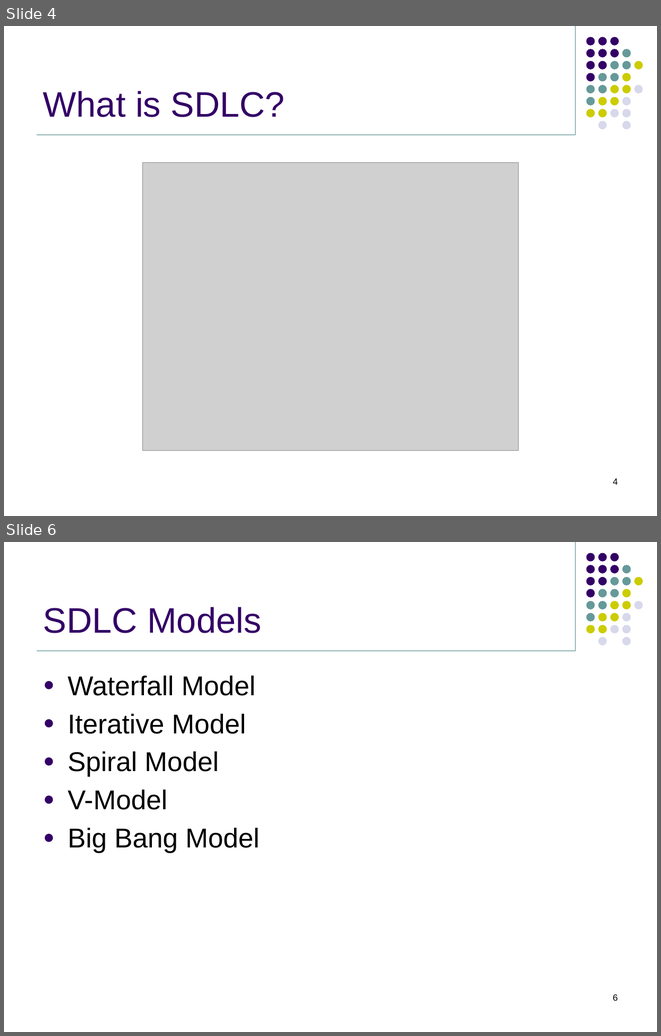
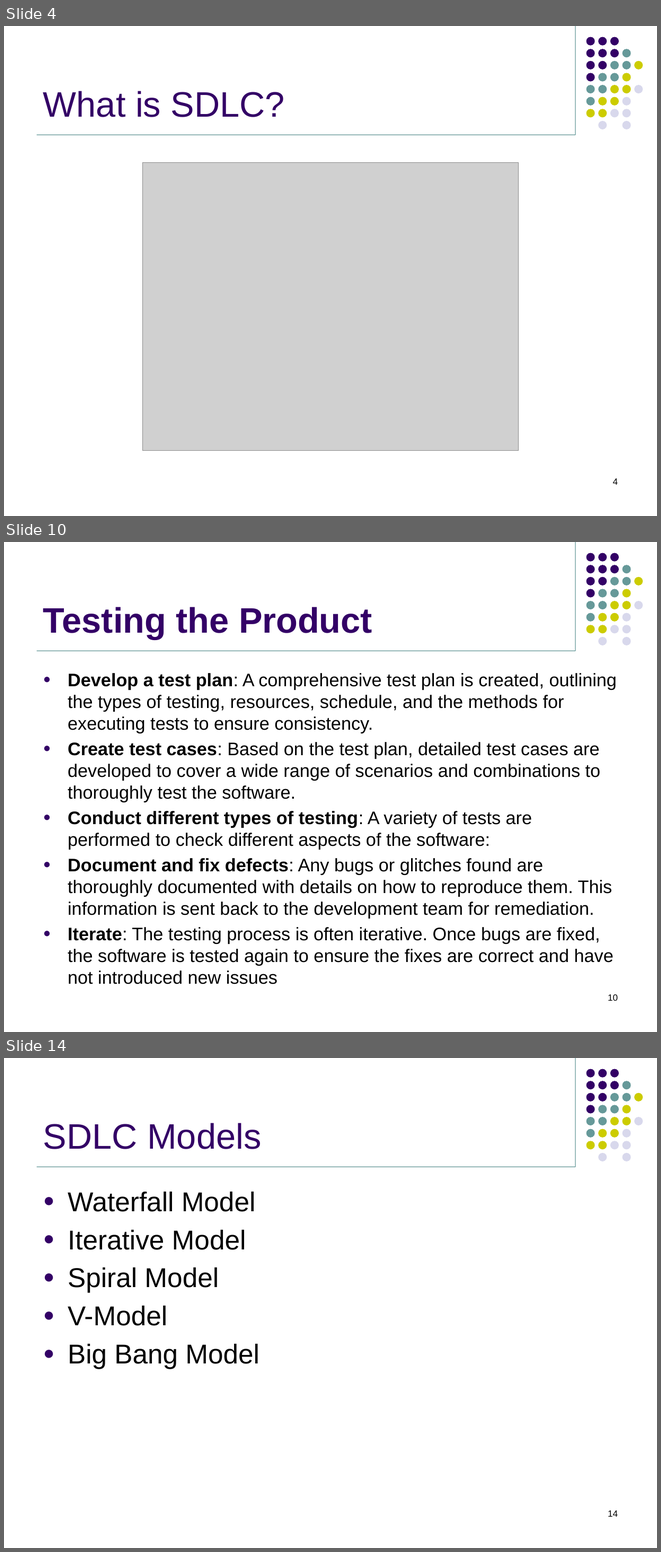
Before and after one commit to jasdhiratrevature/TrainingSlides, a slide deck: SLDC/SDLC.pptx. Shown one above the other, each under a label of ours: slides 4 and 6 before the commit, slides 4, 10 and 14 after it; the slides between them are not shown. The pictures are 661x1036 and 661x1552 pixels, drawn with LibreOffice and Linux fonts; fonts in the diff are those of the drawing; grey boxes stand for pictures; background and template pictures are left out. Boxes give left, top, right and bottom in pixels: in the first picture for what was removed or moved away, otherwise in the second. Text is boxed around its words. In the diff, an @@ line names an element or a change of style, - is before the commit and + after.

```diff
--- a/SLDC/SDLC.pptx
+++ b/SLDC/SDLC.pptx
@@ slide 10 added at (4, 542, 657, 1032), background #FFFFFF; not listed: 33 template elements that a slide beside it also shows @@
@@ title added at (43, 607, 372, 639), 39 pt, text #330066, bold @@
+Testing the Product
@@ text added at (68, 673, 617, 984), 20 pt, text #000000 @@
+● Develop a test plan: A comprehensive test plan is created, outlining the types of testing, resources, schedule, and the methods for executing tests to ensure consistency.
+● Create test cases: Based on the test plan, detailed test cases are developed to cover a wide range of scenarios and combinations to thoroughly test the software.
+● Conduct different types of testing: A variety of tests are performed to check different aspects of the software:
+● Document and fix defects: Any bugs or glitches found are thoroughly documented with details on how to reproduce them. This information is sent back to the development team for remediation.
+● Iterate: The testing process is often iterative. Once bugs are fixed, the software is tested again to ensure the fixes are correct and have not introduced new issues
@@ page number added at (608, 994, 618, 1000), 10 pt, text #000000 @@
+10
@@ what was slide 6 is now slide 14 @@
@@ page number at (608, 1510, 618, 1516): text changed @@
-6
+14
```
Also in this commit, not shown: 1 slide changed, 15 other slides added.
